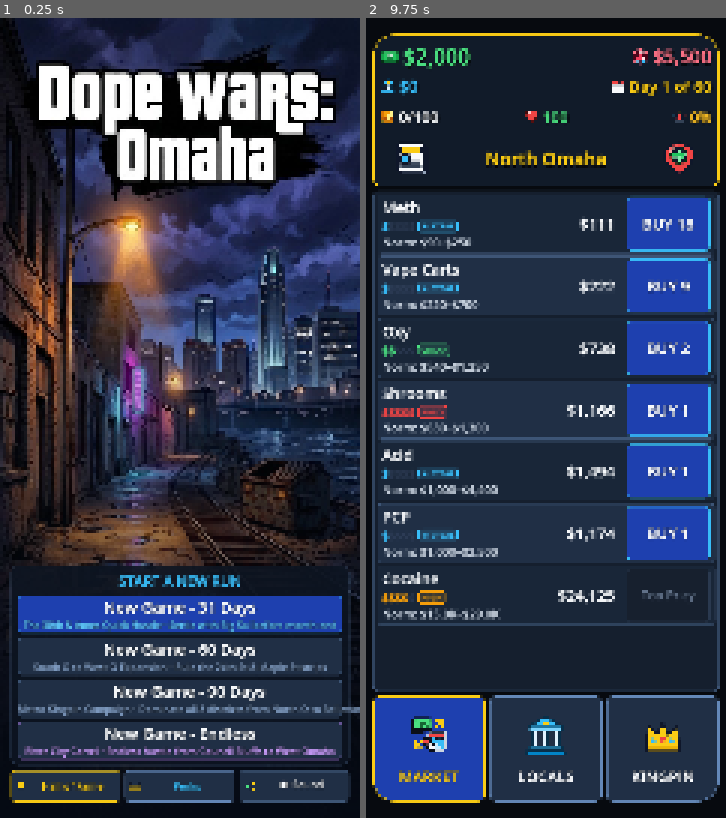
Above: before the commit, frames 1-2 (left to right).
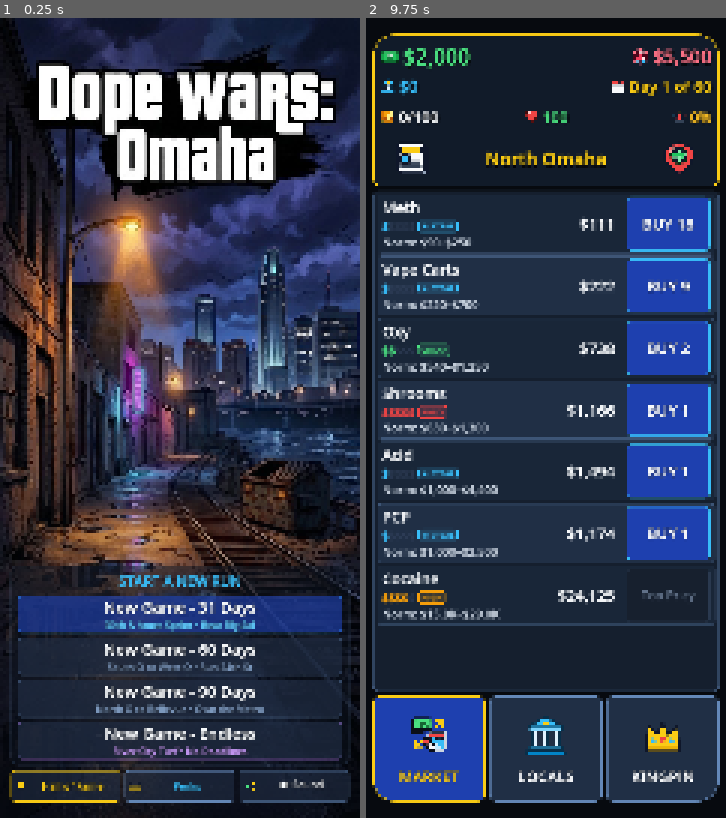
Above: after the commit, the same moments.

Repository: TimGoergen/dope-wars
Game: Godot game, scene res://Main.tscn
The game is run twice, just before and just after one commit, with the same random seed, the same clock (stepped at 60 frames per second) and the same inputs.
Inputs (mouse positions are in pixels of both pictures, inside the frame that each line leads up to):
- Up to frame 1 (0.25 s): no input
- Up to frame 2 (9.75 s): click (412, 162) at 0.52 s; click (679, 162) at 1.27 s; click (499, 226) at 2.02 s; click "BUY 8" at 2.75 s; click (499, 282) at 3.52 s; click "BUY 5" at 4.25 s; click (499, 346) at 5.02 s; click "BUY 20" at 5.75 s; click (499, 410) at 6.52 s; click "BUY 1" at 7.25 s; click (499, 474) at 8.02 s; click "BUY 2" at 8.75 s; click (499, 658) at 9.52 s

The runs differ from the first frame. In frame 1, 9.1% of the frame differs, in the area x 5-100%, y 56-99%; in frame 2, nothing differs.

Commit message:
Tighten start screen Omaha flavor text and set button panel to 50% transparency

Diff:
--- a/game/scripts/ui/StartScreen.gd
+++ b/game/scripts/ui/StartScreen.gd
@@ -68,7 +68,7 @@
 
 	# 2. Subtle Dark Gradient Scrim across the lower 58% for button readability
 	var scrim := TextureRect.new()
-	scrim.texture = UiPalette.make_vertical_gradient(Color(0.02, 0.04, 0.08, 0.0), Color(0.02, 0.04, 0.08, 0.96), 32, 256)
+	scrim.texture = UiPalette.make_vertical_gradient(Color(0.02, 0.04, 0.08, 0.0), Color(0.02, 0.04, 0.08, 0.40), 32, 256)
 	scrim.expand_mode = TextureRect.EXPAND_IGNORE_SIZE
 	scrim.stretch_mode = TextureRect.STRETCH_SCALE
 	scrim.set_anchors_preset(Control.PRESET_FULL_RECT)
@@ -93,12 +93,12 @@
 	main_vbox.add_theme_constant_override("separation", 16)
 	margin.add_child(main_vbox)
 
-	# Card container wrapping buttons
+	# Card container wrapping buttons (50% transparency per user request)
 	_buttons_card = PanelContainer.new()
 	_buttons_card.size_flags_horizontal = Control.SIZE_EXPAND_FILL
 	_buttons_card.add_theme_stylebox_override("panel", UiPalette.make_box(
-		Color(0.05, 0.08, 0.13, 0.90),
-		UiPalette.BORDER_SLATE,
+		Color(0.05, 0.08, 0.13, 0.50),
+		Color(UiPalette.BORDER_SLATE.r, UiPalette.BORDER_SLATE.g, UiPalette.BORDER_SLATE.b, 0.70),
 		20,
 		2,
 		20,
@@ -115,7 +115,7 @@
 	_continue_box = PanelContainer.new()
 	_continue_box.size_flags_horizontal = Control.SIZE_EXPAND_FILL
 	_continue_box.add_theme_stylebox_override("panel", UiPalette.make_box(
-		Color(0.08, 0.16, 0.12, 0.92),
+		Color(0.08, 0.16, 0.12, 0.60),
 		UiPalette.CASH_EMERALD,
 		16,
 		3,
@@ -150,42 +150,42 @@
 	var section_lbl := UiPalette.add_label(card_vbox, "START A NEW RUN", 41, UiPalette.BANK_CYAN, false)
 	section_lbl.horizontal_alignment = HORIZONTAL_ALIGNMENT_CENTER
 
-	# New Game - 31 Days (Omaha flavor: 30th & Ames / Big Sal / Old Market sprint)
+	# New Game - 31 Days (Omaha flavor: tight & concise)
 	_btn_31 = _create_new_game_button(
 		"New Game - 31 Days",
-		"The 30th & Ames Quick Hustle • Settle with Big Sal before month-end",
+		"30th & Ames Sprint • Beat Big Sal",
 		31,
-		UiPalette.BTN_PRIMARY,
+		Color(0.12, 0.25, 0.68, 0.65),
 		UiPalette.BANK_CYAN
 	)
 	card_vbox.add_child(_btn_31)
 
-	# New Game - 60 Days (Omaha flavor: South O to West O / 24th St & Maple St strips)
+	# New Game - 60 Days (Omaha flavor: tight & concise)
 	_btn_60 = _create_new_game_button(
 		"New Game - 60 Days",
-		"South O to West O Expansion • Rule the 24th St & Maple St strips",
+		"South O to West O • Run 24th St",
 		60,
-		UiPalette.CARD_BG,
+		Color(0.13, 0.18, 0.27, 0.65),
 		UiPalette.BORDER_BRIGHT
 	)
 	card_vbox.add_child(_btn_60)
 
-	# New Game - 90 Days (Omaha flavor: 8-district Metro Kingpin Campaign to Bellevue)
+	# New Game - 90 Days (Omaha flavor: tight & concise)
 	_btn_90 = _create_new_game_button(
 		"New Game - 90 Days",
-		"Metro Kingpin Campaign • Dominate all 8 districts from North O to Bellevue",
+		"North O to Bellevue • Own the Metro",
 		90,
-		UiPalette.CARD_BG,
+		Color(0.13, 0.18, 0.27, 0.65),
 		UiPalette.BORDER_BRIGHT
 	)
 	card_vbox.add_child(_btn_90)
 
-	# New Game - Endless (Omaha flavor: River City Cartel / Council Bluffs to West O)
+	# New Game - Endless (Omaha flavor: tight & concise)
 	_btn_endless = _create_new_game_button(
 		"New Game - Endless",
-		"River City Cartel • Endless hustle from Council Bluffs to West Omaha",
+		"River City Turf • No Deadlines",
 		0,
-		UiPalette.CARD_BG,
+		Color(0.13, 0.18, 0.27, 0.65),
 		UiPalette.PURPLE_VIP
 	)
 	card_vbox.add_child(_btn_endless)
@@ -200,7 +200,7 @@
 	hof_btn.text = "🏆 Hall of Fame"
 	hof_btn.size_flags_horizontal = Control.SIZE_EXPAND_FILL
 	hof_btn.custom_minimum_size = Vector2(0, 94)
-	UiPalette.style_button(hof_btn, UiPalette.CARD_BG, UiPalette.GOLD_ACCENT, UiPalette.GOLD_ACCENT, 30)
+	UiPalette.style_button(hof_btn, Color(0.13, 0.18, 0.27, 0.60), UiPalette.GOLD_ACCENT, UiPalette.GOLD_ACCENT, 30)
 	hof_btn.pressed.connect(func() -> void:
 		Audio.play(&"tap")
 		hall_of_fame_requested.emit()
@@ -211,7 +211,7 @@
 	perks_btn.text = "🎖️ Perks"
 	perks_btn.size_flags_horizontal = Control.SIZE_EXPAND_FILL
 	perks_btn.custom_minimum_size = Vector2(0, 94)
-	UiPalette.style_button(perks_btn, UiPalette.CARD_BG, UiPalette.BORDER_BRIGHT, UiPalette.BANK_CYAN, 30)
+	UiPalette.style_button(perks_btn, Color(0.13, 0.18, 0.27, 0.60), UiPalette.BORDER_BRIGHT, UiPalette.BANK_CYAN, 30)
 	perks_btn.pressed.connect(func() -> void:
 		Audio.play(&"tap")
 		perks_requested.emit()
@@ -222,7 +222,7 @@
 	_audio_btn.text = "🔊 Sound"
 	_audio_btn.size_flags_horizontal = Control.SIZE_EXPAND_FILL
 	_audio_btn.custom_minimum_size = Vector2(0, 94)
-	UiPalette.style_button(_audio_btn, UiPalette.CARD_BG, UiPalette.BORDER_SLATE, UiPalette.TEXT_PRIMARY, 30)
+	UiPalette.style_button(_audio_btn, Color(0.13, 0.18, 0.27, 0.60), UiPalette.BORDER_SLATE, UiPalette.TEXT_PRIMARY, 30)
 	_audio_btn.pressed.connect(func() -> void:
 		Audio.muted = not Audio.muted
 		_meta["muted"] = Audio.muted
